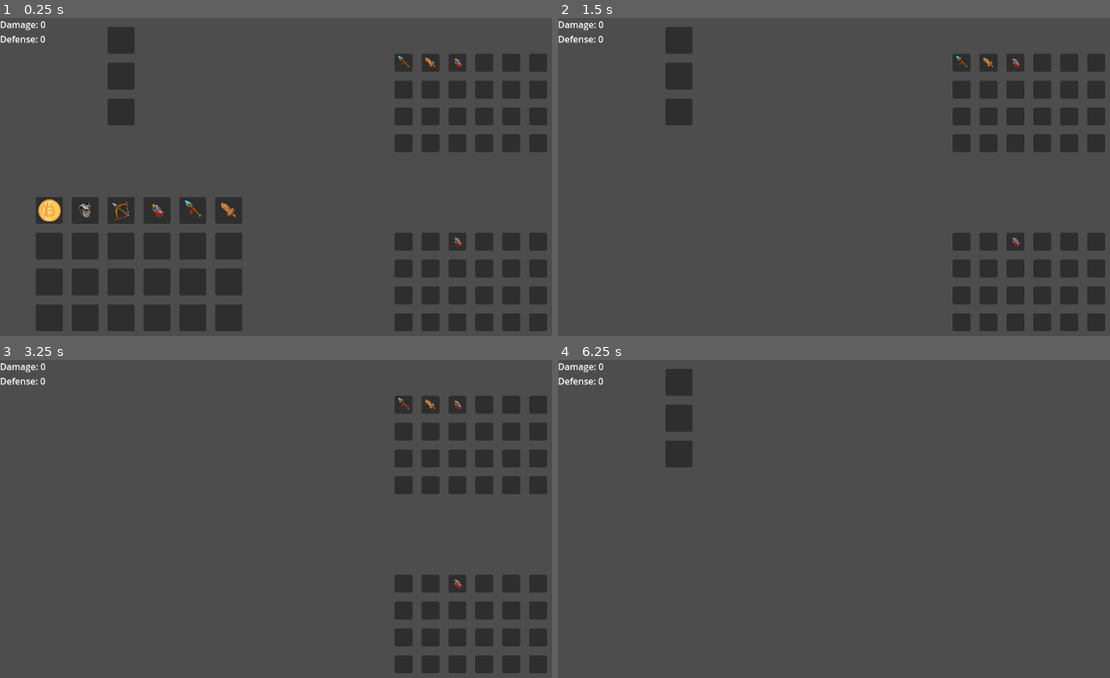
Above: before the commit, frames 1-4 (two rows, left to right).
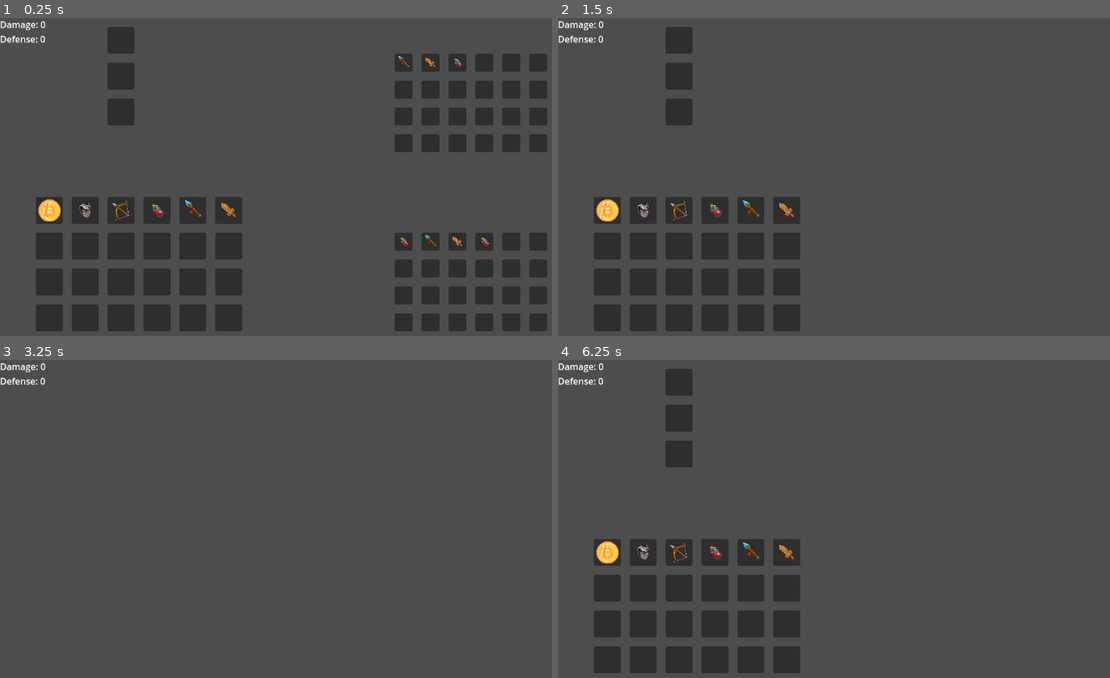
Above: after the commit, the same moments.

Repository: HuskyGameDev/2025s-team8
Game: Godot game, scene res://node_2d.tscn
Same seed, same stepped clock (60 frames per second), same inputs: the game is played once before the commit and once after it.
Inputs:
- Up to frame 1 (0.25 s): no input
- Up to frame 2 (1.5 s): tap Enter at 0.5 s; tap F at 0.6 s; tap E at 0.8, 1.35 s; tap Space at 1.25 s
- Up to frame 3 (3.25 s): tap G at 1.55, 2.1 s; tap Enter at 2 s; tap F at 2.3, 2.85 s; tap Space at 2.75 s; tap E at 3.05 s
- Up to frame 4 (6.25 s): tap Enter at 3.5 s; tap E at 3.6, 5.3, 5.85 s; tap G at 3.8, 4.35, 6.05 s; tap Space at 4.25 s; tap F at 4.55, 5.1 s

The runs differ from the first frame. In frame 1, 0.1% of the frame differs, in the area x 72-89%, y 68-72%; in frame 2, 18%, in the area x 6-100%, y 11-99%; in frame 3, 8.4%; in frame 4, 9.5%.

Commit message:
Quick bug fix
Small chest bug with the rarities that needed fixing.

Diff:
--- a/node_2d.tscn
+++ b/node_2d.tscn
@@ -39,6 +39,7 @@
 type = 2
 
 [node name="Player_inv" type="GridContainer" parent="."]
+custom_minimum_size = Vector2(10, 10)
 layout_mode = 0
 offset_left = 64.0
 offset_top = 320.0
@@ -50,6 +51,7 @@
 script = ExtResource("2_hcslw")
 
 [node name="Chest1" type="GridContainer" parent="."]
+custom_minimum_size = Vector2(10, 10)
 layout_mode = 0
 offset_left = 704.0
 offset_top = 384.0
@@ -61,6 +63,7 @@
 script = ExtResource("3_yb10t")
 
 [node name="Chest2" type="GridContainer" parent="."]
+custom_minimum_size = Vector2(10, 10)
 layout_mode = 0
 offset_left = 704.0
 offset_top = 64.0
--- a/scripts/chest_inv.gd
+++ b/scripts/chest_inv.gd
@@ -12,7 +12,7 @@
 	preload("res://inventory/items/potion.tres").duplicate()
 ]
 #Min number of items that should be in the chest
-var min_items: int = 1
+var min_items: int = 2
 
 var rand = RandomNumberGenerator.new()
 
@@ -30,6 +30,7 @@
 
 	var cur_items: int = 0
 	var rand_value: int = 0
+	var added: bool = false
 
 	while cur_items < min_items:
 		for i in pos_items.size():
@@ -38,26 +39,26 @@
 
 			rand_value = rand.randi_range(1, 100)
 
-			if item.data.Rarity.Common and rand_value > 20:
+			if item.data.rarity == ItemData.Rarity.Common and rand_value > 20:
 				#%Chest.get_child(i).add_child(item)
-				self.get_child(i).add_child(item)
-				cur_items += 1
-			elif item.data.Rarity.Uncommon and rand_value > 40:
+				added = true
+			elif item.data.rarity == ItemData.Rarity.Uncommon and rand_value > 40:
 				#%Chest.get_child(i).add_child(item)
-				self.get_child(i).add_child(item)
-				cur_items += 1
-			elif item.data.Rarity.Rare and rand_value > 60:
+				added = true
+			elif item.data.rarity == ItemData.Rarity.Rare and rand_value > 60:
 				#%Chest.get_child(i).add_child(item)
-				self.get_child(i).add_child(item)
-				cur_items += 1
-			elif item.data.Rarity.Legendary and rand_value > 80:
+				added = true
+			elif item.data.rarity == ItemData.Rarity.Legendary and rand_value > 80:
 				#%Chest.get_child(i).add_child(item)
-				self.get_child(i).add_child(item)
+				added = true
+
+			if added:
+				self.get_child(cur_items).add_child(item)
 				cur_items += 1
 
 func _input(event):
 	if event is InputEventKey and event.is_released():
-		if event.keycode == KEY_G:
+		if event.keycode == KEY_F:
 			if visible:
 				hide()
 				#print("Here")
--- a/scripts/inventory_item.gd
+++ b/scripts/inventory_item.gd
@@ -11,7 +11,7 @@
 		tooltip_text = "%s\n%s\nStats: %s Damage, %s Defense" % [data.name, data.description, data.damage, data.defense]
 
 func _init(d: ItemData) -> void:
-	data = d
+	self.data = d
 
 func _get_drag_data(at_position: Vector2) -> Variant:
 	set_drag_preview(make_drag_preview(at_position))
--- a/scripts/player_inv.gd
+++ b/scripts/player_inv.gd
@@ -24,7 +24,7 @@
 
 func _input(event):
 	if event is InputEventKey and event.is_released():
-		if event.keycode == KEY_F:
+		if event.keycode == KEY_E:
 			if visible:
 				hide()
 				#shown = false
